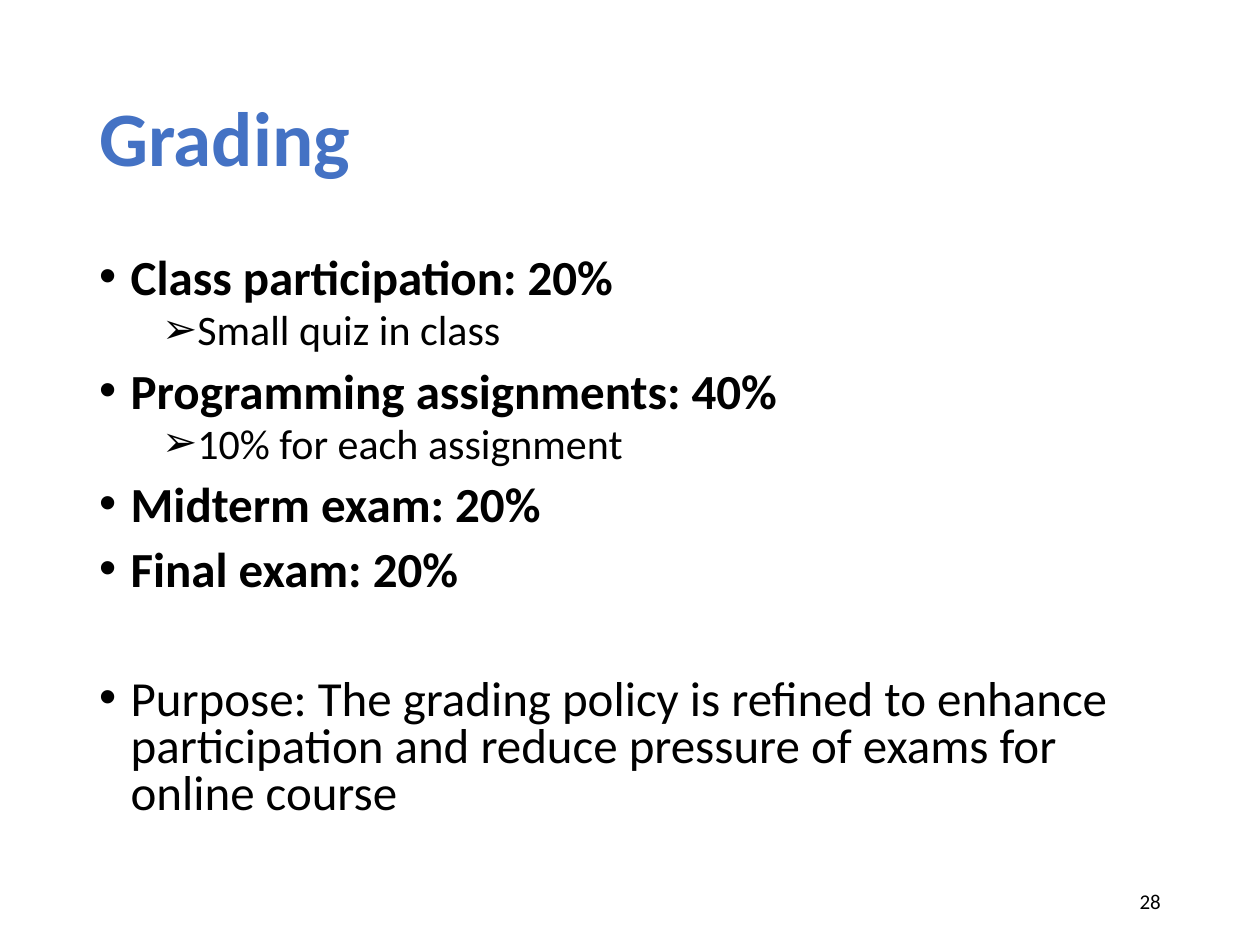
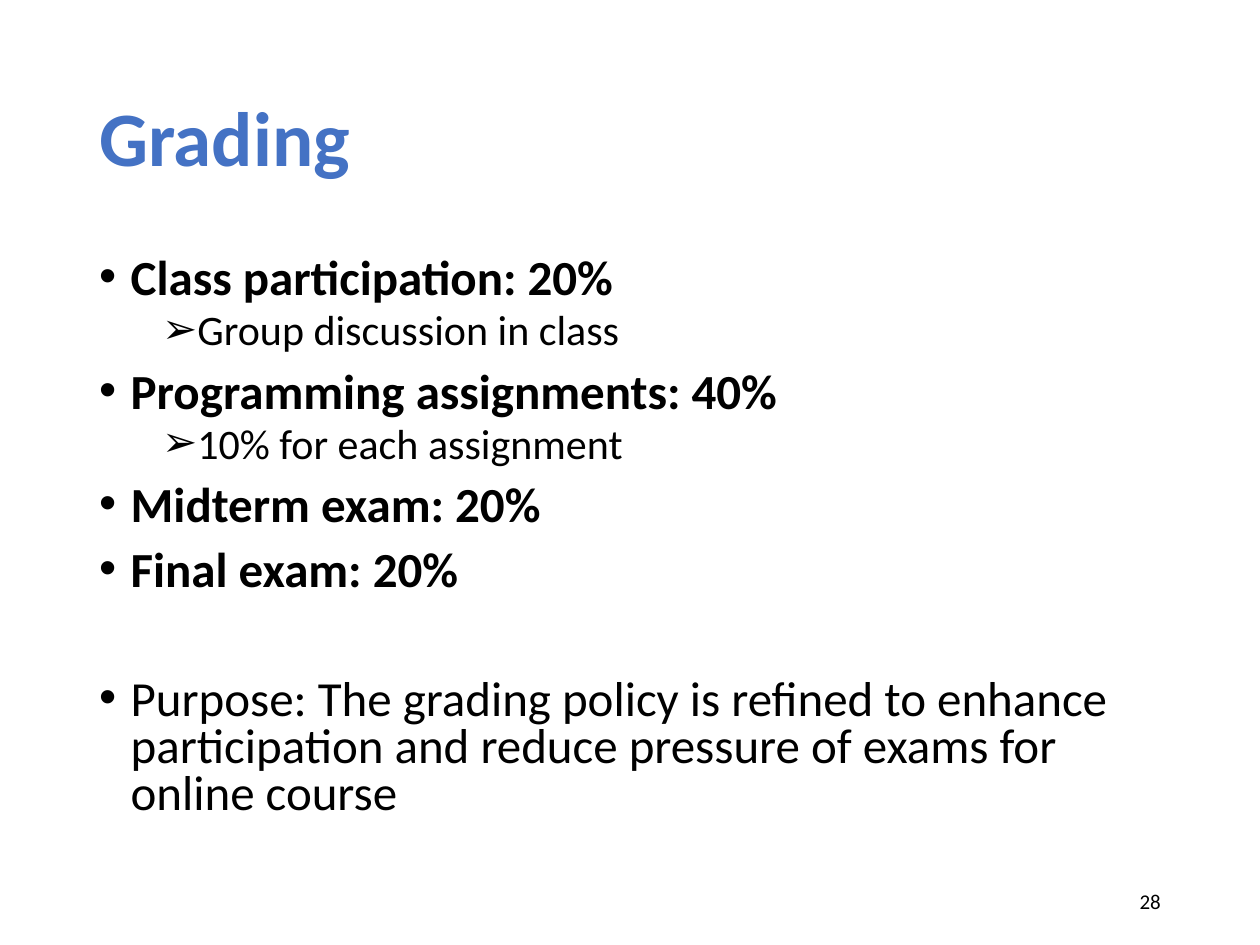
Before and after one commit to xinjin/course-net, a slide deck: slide 28 of slides/lec01_introduction.pptx. Drawn at 1260x945 pixels with LibreOffice and Linux fonts; fonts in the diff are those of the drawing. Boxes give left, top, right and bottom in pixels: in the first picture for what was removed or moved away, otherwise in the second. Text is boxed around its words. In the diff, an @@ line names an element or a change of style, - is before the commit and + after.

```diff
--- a/slides/lec01_introduction.pptx
+++ b/slides/lec01_introduction.pptx
@@ text at [197,315,619,352]: text changed @@
-  ➢ Small quiz in class
+  ➢ Group discussion in class
```
Also in this commit, not shown: 6 other slides changed, 2 other files.
